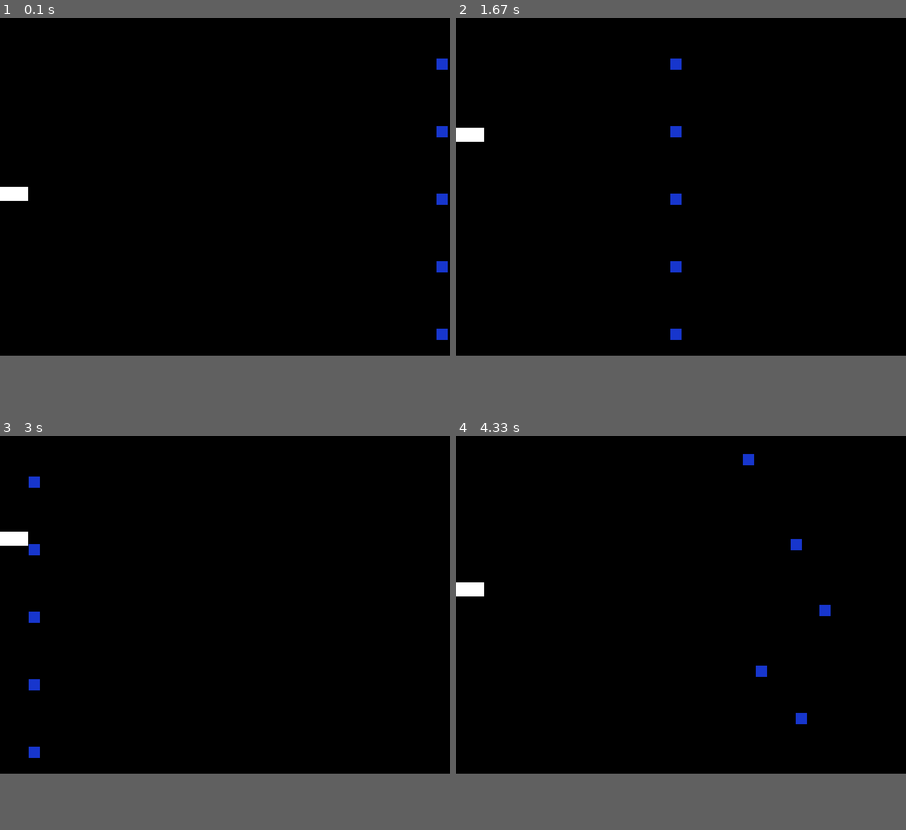
Above: before the commit, frames 1-4 (two rows, left to right).
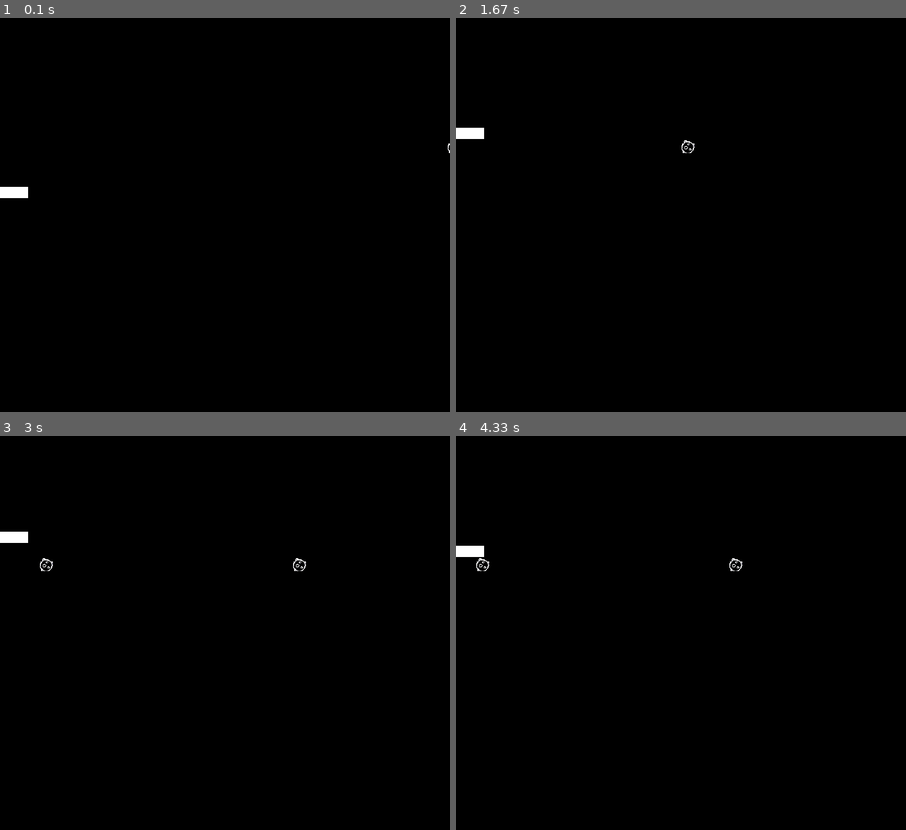
Above: after the commit, the same moments.

Repository: LuciaEnriquez/end_proyect_pygame
Game: pygame game, started from game/game.py
Two runs of this game, one before a commit and one after it. Both use one fixed random seed, a clock stepped at 60 frames per second and the inputs below.
Inputs:
- Up to frame 1 (0.1 s): no input
- Up to frame 2 (1.67 s): hold Up 0.33-0.8 s; hold Down 0.83-1.13 s; hold Up 1.17-1.53 s; hold Down from 1.57 s (still down)
- Up to frame 3 (3 s): release Down at 1.93 s; hold Up 1.97-2.27 s; hold Down 2.3-2.6 s; hold Up from 2.63 s (still down)
- Up to frame 4 (4.33 s): release Up at 3 s; hold Down 3.03-3.4 s
In our replay, the window is 800x600 before the commit and 800x700 after it. These sizes can differ from the game's own. Grey fills any space a smaller window leaves; there, only what the larger window draws over its background counts as a difference.

The runs differ from the first frame. In frame 1, 0.4% of the frame differs, in the area x 0-100%, y 10-82%; in frame 2, 0.4%; in frame 3, 0.5%; in frame 4, 0.8%, in the area x 0-84%, y 4-74%.

Commit message:
update all class and add image asteroid

Diff:
--- a/game/Asteroid.py
+++ b/game/Asteroid.py
@@ -1,27 +1,40 @@
+import pygame as pg
 from random import randint
 from random import seed
 
 class Asteroid():
 
-    def __init__(self, w, h, size, numSection, dividerPageNum, color=(23, 54, 205)):
+    def __init__(self, size, image):
         seed(1)
         self.x = size[0]-20
         self.y = randint(20, size[1] - 20)
-        self.w = w
-        self.h = h
-        self.numSection = numSection
-        self.dividerPageNum = dividerPageNum
+        self.w = 20
+        self.h = 20
         self.size = size
-        self.color = color
-        self.setYandX(numSection, dividerPageNum)
+        self.color = (255,255,255,0)
+        self.image = image
+        self.setYandX()
+        self.setDimensionAsteroid()
+        self.delete = False
 
     def update(self):
         self.x -=5
 
-        if self.x <= self.w:
-            self.setYandX(self.numSection, self.dividerPageNum)
+        if self.x <= ( - self.w) and self.delete == False:
+            self.setYandX()
 
-    def setYandX(self, numSection, dividerPageNum):
+    def setDelete(self):
+        self.delete = True
+
+    def setYandX(self):
+        dividerPageNum = randint(1,6)
         section = self.size[1] / dividerPageNum
-        self.y = randint(section * numSection, section * (numSection+1) - self.h)
-        self.x =  randint( self.size[0]-20, self.size[0]+ 150)
+        self.y = randint(section , section + section - self.h)
+        self.x = randint( self.size[0], self.size[0]+ 150)
+        self.setDimensionAsteroid()
+
+    def setDimensionAsteroid(self):
+        dimen = randint(20, 40)
+        self.image = pg.transform.scale(self.image, (dimen, dimen))
+        self.w = dimen
+        self.h = dimen
--- a/game/Ship.py
+++ b/game/Ship.py
@@ -4,7 +4,7 @@
         self.x = 0
         self.y = size / 2
         self.w = 50
-        self.h = 25
+        self.h = 20
         self.size = size - self.h
         self.color = color
         self.top = False
--- a/game/game.py
+++ b/game/game.py
@@ -1,4 +1,5 @@
 import pygame as pg
+from pygame.draw import rect
 
 from Asteroid import Asteroid
 from Ship import Ship
@@ -8,22 +9,28 @@
 class Game():
 
     asteroidList = []
-    positionShip = []
-    positionShip = []
+    asteroidDeleteList = []
+    numNextLevel = 400
+    nextLevel = numNextLevel
+    numCountLevel = 90
+    countLevel = numCountLevel
+    deleteLevelAsteroid = 7
 
     def __init__(self, w, h):
-        self.pantalla = pg.display.set_mode((SIZE))
+        self.window = pg.display.set_mode((w, h))
         self.reloj = pg.time.Clock()
 
     def init(self):
         pg.init()
 
     def initGame(self):
-        self.initAsteroidList()
+        self.addAsteroidList()
         pg.init()
+        font = None #pg.font.SysFont("corbel", 30)
         ship = Ship(SIZE[1])
         game_over = False
         pause = False
+        count = 0
         while not game_over:
             self.reloj.tick(50)
 
@@ -41,27 +48,72 @@
                 elif pg.key.get_pressed()[pg.K_UP]:
                         ship.moveToUp()
 
-                self.pantalla.fill((0, 0, 0))
+                self.window.fill((0, 0, 0))
 
-                self.positionShip = (ship.x + ship.w, ship.y)
+                self.textScore(count, font)
+                self.textLevel(font)
+                levelNow = int(self.nextLevel / self.numNextLevel)
+                if count >= self.nextLevel:
+                    print("level" , levelNow)
+                    self.nextLevel += self.numNextLevel
 
-                for asteroid in self.asteroidList:
-                    if self.positionShip[0] == asteroid.x and self.positionShip[1] == asteroid.y:
-                        pause = not pause
-                    asteroid.update()
-                    pg.draw.rect(self.pantalla, asteroid.color, pg.Rect(asteroid.x, asteroid.y, asteroid.w, asteroid.h))
+                if count >= self.countLevel and levelNow < 7:
+                    self.countLevel += self.numCountLevel
+                    self.addAsteroidList()
+
+                count += 1
 
                 ship.update()
-                pg.draw.rect(self.pantalla, ship.color, pg.Rect(ship.x, ship.y, ship.w, ship.h))
+                pg.draw.rect(self.window, ship.color, pg.Rect(ship.x, ship.y, ship.w, ship.h))
+
+                cont = 3
+                for asteroid in self.asteroidList:
+                    if ((ship.x <= asteroid.x) and (ship.x + ship.w) >= asteroid.x) and ((ship.y - asteroid.h) <= asteroid.y and ((ship.y + asteroid.h) >= asteroid.y)) :
+                        pause = not pause
+                        self.textOverGame(font)
+
+                    if asteroid.x <= (  -asteroid.w * 2):
+                        self.asteroidDeleteList.append(asteroid)
+
+                    if levelNow > self.deleteLevelAsteroid and cont > 0:
+                        asteroid.setDelete()
+                    elif levelNow > self.deleteLevelAsteroid and cont <= 0:
+                        self.deleteLevelAsteroid = levelNow
+
+                    cont -= 1
+
+                    asteroid.update()
+                    self.window.blit(asteroid.image, (asteroid.x, asteroid.y))
+
+                for asteroid in self.asteroidDeleteList:
+                    self.asteroidList.remove(asteroid)
+
+                self.asteroidDeleteList = []
 
                 pg.display.flip()
 
         pg.quit()
 
-    def initAsteroidList(self):
-        for i in range(5):
-            asteroid = Asteroid( 20, 20, SIZE, i, 5)
-            self.asteroidList.append(asteroid)
 
-juego = Game(800, 600)
+    def textOverGame(self, font):
+        print()
+        #text = font.render('GAME OVER', True, (255, 255, 255))
+        #self.window.blit(text, text.get_rect(center = self.window.get_rect().center))
+
+    def textScore(self, points, font):
+        string = "POINTS: " + str(points)
+        #text = font.render(string, True, (255, 255, 255))
+        #self.window.blit(text, (20, SIZE[1] + 20))
+
+    def textLevel(self, font):
+        string = "LEVEL: " + str(self.nextLevel / self.numNextLevel)
+        #text = font.render(string, True, (255, 255, 255))
+        #self.window.blit(text, (20, SIZE[1] + 55))
+
+    def addAsteroidList(self):
+        image = pg.image.load("/Users/miguel/Documents/Proyectos python/end_proyect_pygame/game/asteroid.png")
+        asteroid = Asteroid(SIZE, image)
+        self.asteroidList.append(asteroid)
+
+juego = Game(800, 700)
 juego.initGame()
Binary file added: game/asteroid.png
